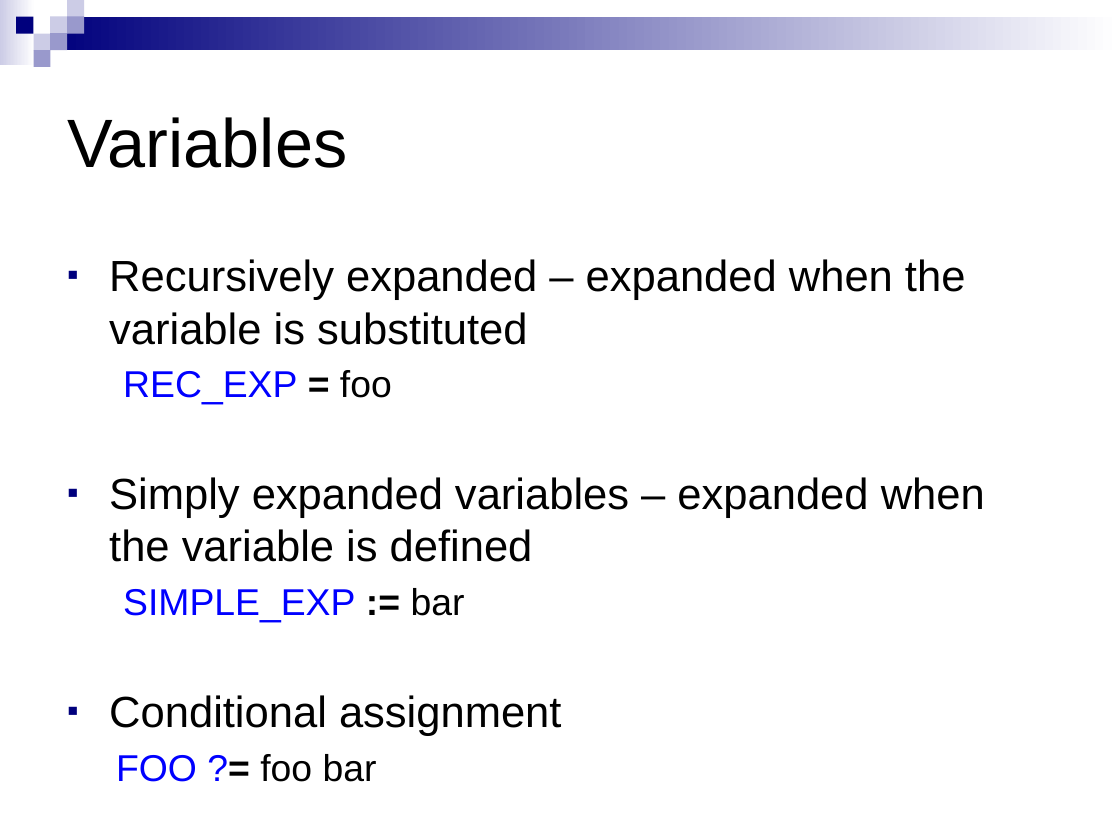
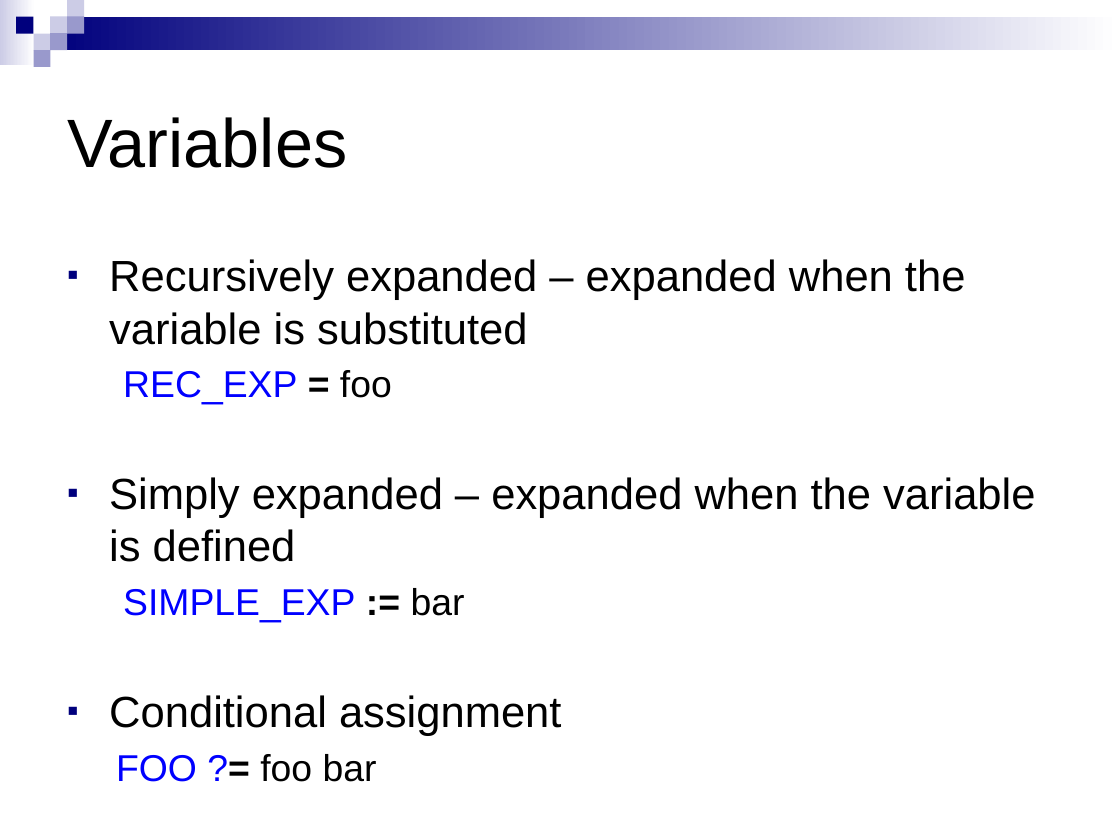
Before and after one commit to mihaitodor/Presentations, a slide deck: slide 13 of cppdug/2015-10-05/Building applications with GNU make.pptx. Drawn at 1120x840 pixels with LibreOffice and Linux fonts; fonts in the diff are those of the drawing. Boxes give left, top, right and bottom in pixels: in the first picture for what was removed or moved away, otherwise in the second. Text is boxed around its words. In the diff, an @@ line names an element or a change of style, - is before the commit and + after.

Commit message:
Fixed typos

```diff
--- a/cppdug/2015-10-05/Building applications with GNU make.pptx
+++ b/cppdug/2015-10-05/Building applications with GNU make.pptx
@@ text at (109,477,1035,562): text changed @@
-▪ Simply expanded variables – expanded when the variable is defined
+▪ Simply expanded – expanded when the variable is defined
```
Also in this commit, not shown: 1 other slide changed.
